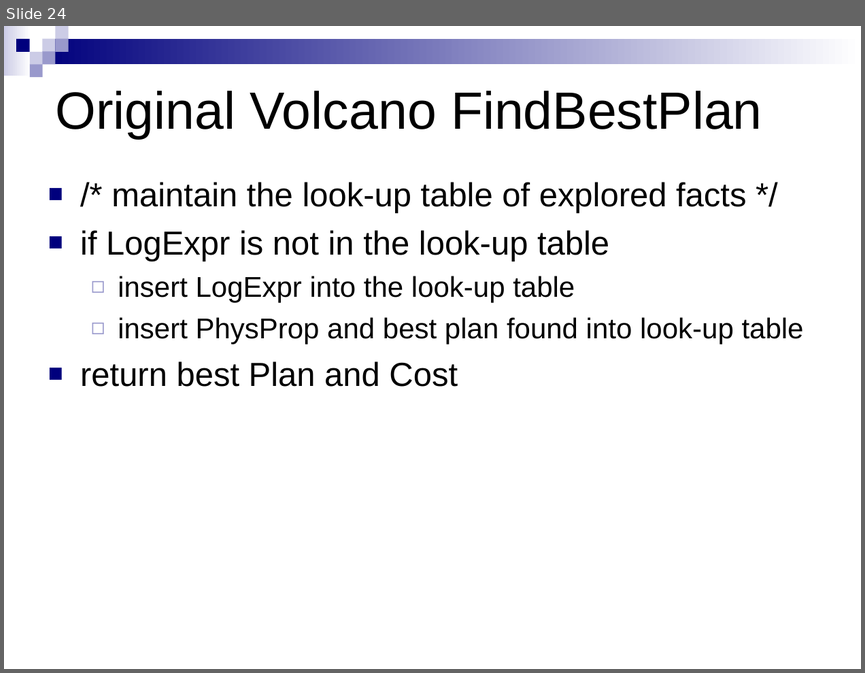
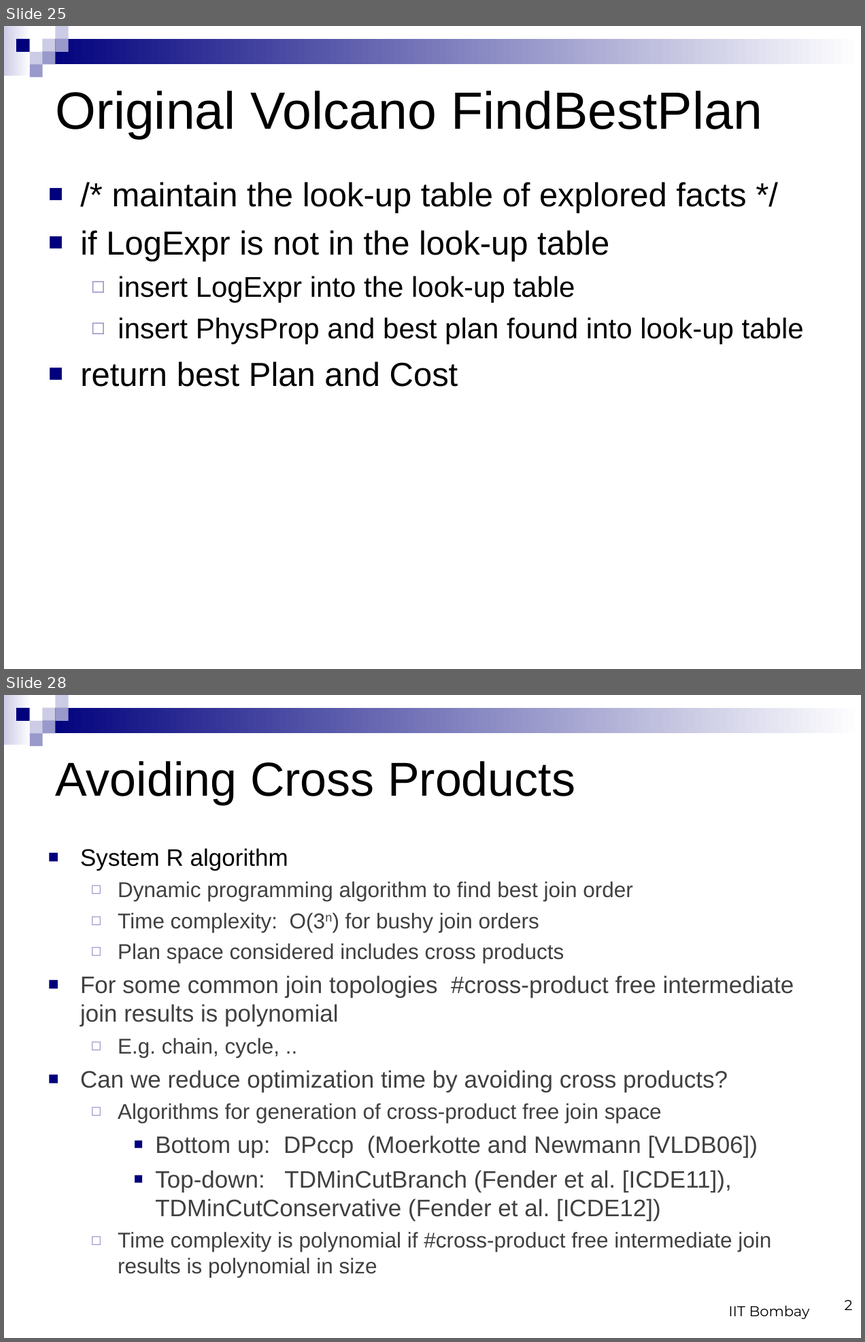
Before and after one commit to sungsoo/sungsoo.github.io, a slide deck: articles/VolcanoOptimizer.ppt. Shown one above the other, each under a label of ours: slide 24 before the commit, slides 25 and 28 after it; the slides between them are not shown. The pictures are 865x673 and 865x1342 pixels, drawn with LibreOffice and Linux fonts; fonts in the diff are those of the drawing. Boxes give left, top, right and bottom in pixels: in the first picture for what was removed or moved away, otherwise in the second. Text is boxed around its words. In the diff, an @@ line names an element or a change of style, - is before the commit and + after.

```diff
--- a/articles/VolcanoOptimizer.ppt
+++ b/articles/VolcanoOptimizer.ppt
@@ slide 28 added at bbox=[4, 695, 861, 1338], background #FFFFFF; not listed: 9 template elements that a slide beside it also shows @@
@@ title added at bbox=[56, 761, 575, 804], 40 pt, text #000000 @@
+Avoiding Cross Products
@@ text added at bbox=[80, 848, 794, 1277], 18 pt, text #404040 @@
+■ System R algorithm
+  ◻ Dynamic programming algorithm to find best join order
+  ◻ Time complexity: O(3n) for bushy join orders
+  ◻ Plan space considered includes cross products
+■ For some common join topologies #cross-product free intermediate join results is polynomial
+  ◻ E.g. chain, cycle, ..
+■ Can we reduce optimization time by avoiding cross products?
+  ◻ Algorithms for generation of cross-product free join space
+    ■ Bottom up: DPccp (Moerkotte and Newmann [VLDB06])
+    ■ Top-down: TDMinCutBranch (Fender et al. [ICDE11]), TDMinCutConservative (Fender et al. [ICDE12])
+  ◻ Time complexity is polynomial if #cross-product free intermediate join results is polynomial in size
@@ text added at bbox=[728, 1305, 810, 1319], 12 pt, text #000000 @@
+IIT Bombay
@@ text added at bbox=[844, 1300, 853, 1310], 12 pt, text #000000 @@
+2
@@ what was slide 24 is now slide 25 @@
```
Also in this commit, not shown: 1 slide changed, 6 other slides added, 5 other files.
